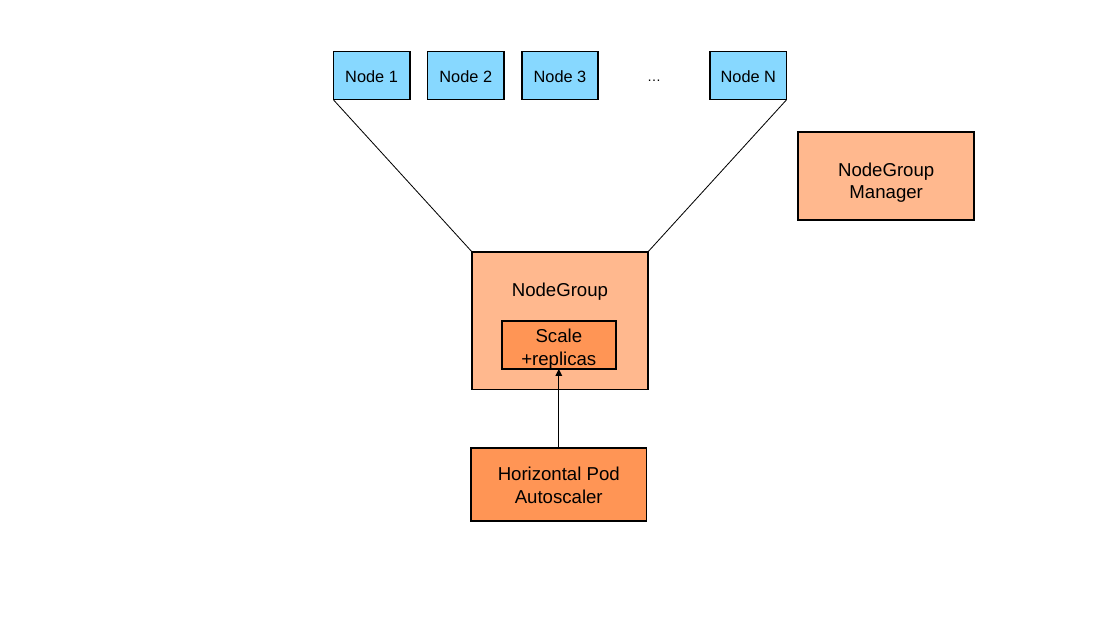
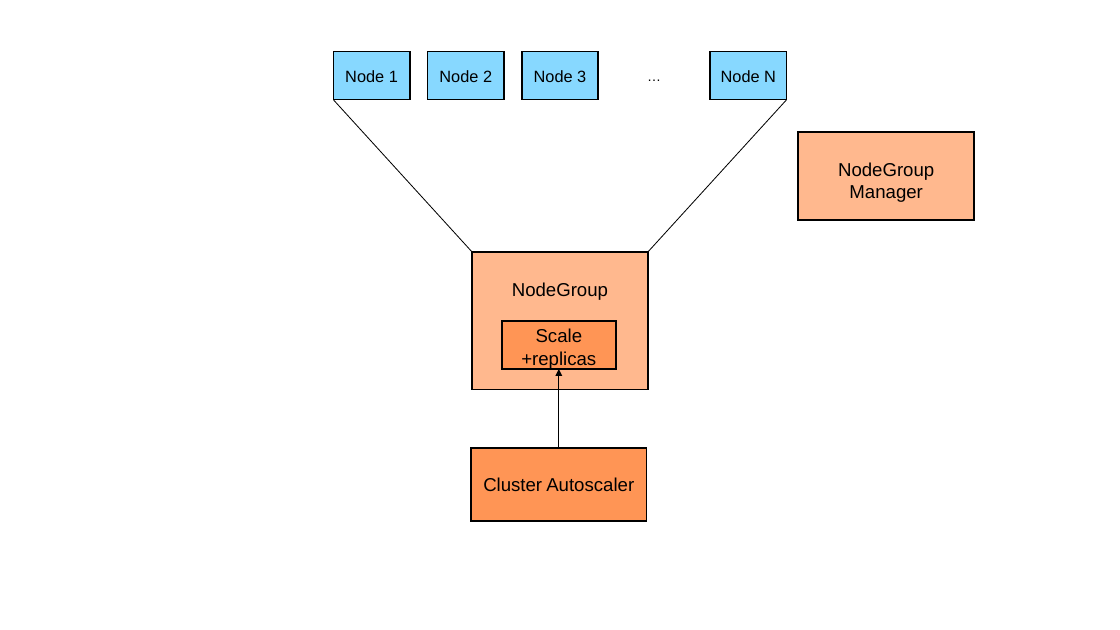
Before and after one commit to cloudfoundry/service-fabrik-broker, a slide deck: slide 20 of interoperator/docs/architecture/diagrams.pptx. Drawn at 1120x630 pixels with LibreOffice and Linux fonts; fonts in the diff are those of the drawing. Boxes give left, top, right and bottom in pixels: in the first picture for what was removed or moved away, otherwise in the second. Text is boxed around its words. In the diff, an @@ line names an element or a change of style, - is before the commit and + after.

```diff
--- a/interoperator/docs/architecture/diagrams.pptx
+++ b/interoperator/docs/architecture/diagrams.pptx
@@ text in rectangle at (483, 477, 634, 492): text changed @@
-Horizontal Pod Autoscaler
+Cluster Autoscaler
```
Also in this commit, not shown: 1 other slide changed, 6 other files.
